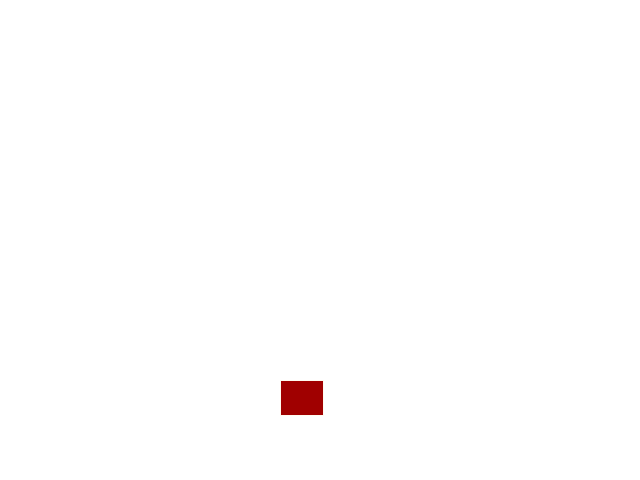
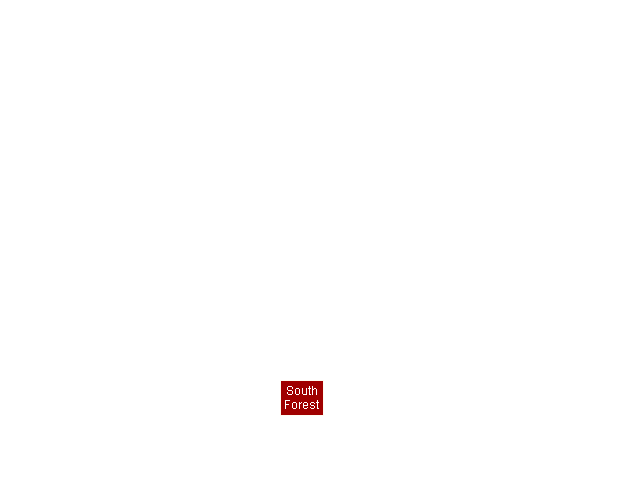
Comparing the layer stacks of the two 640 x 480 images. Changes:
added layer "South ..." above "Pasted Layer" over [285, 386, 319, 409]
